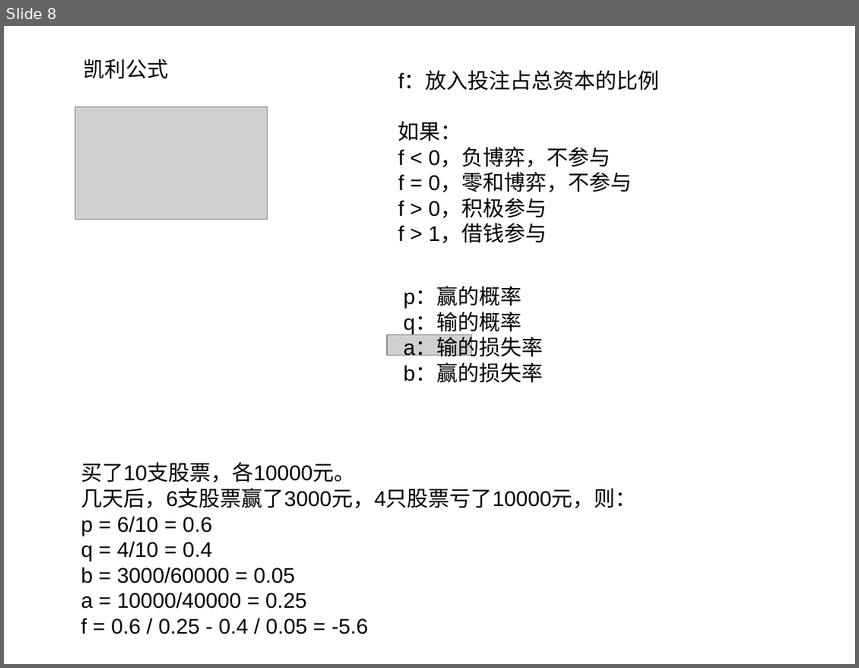
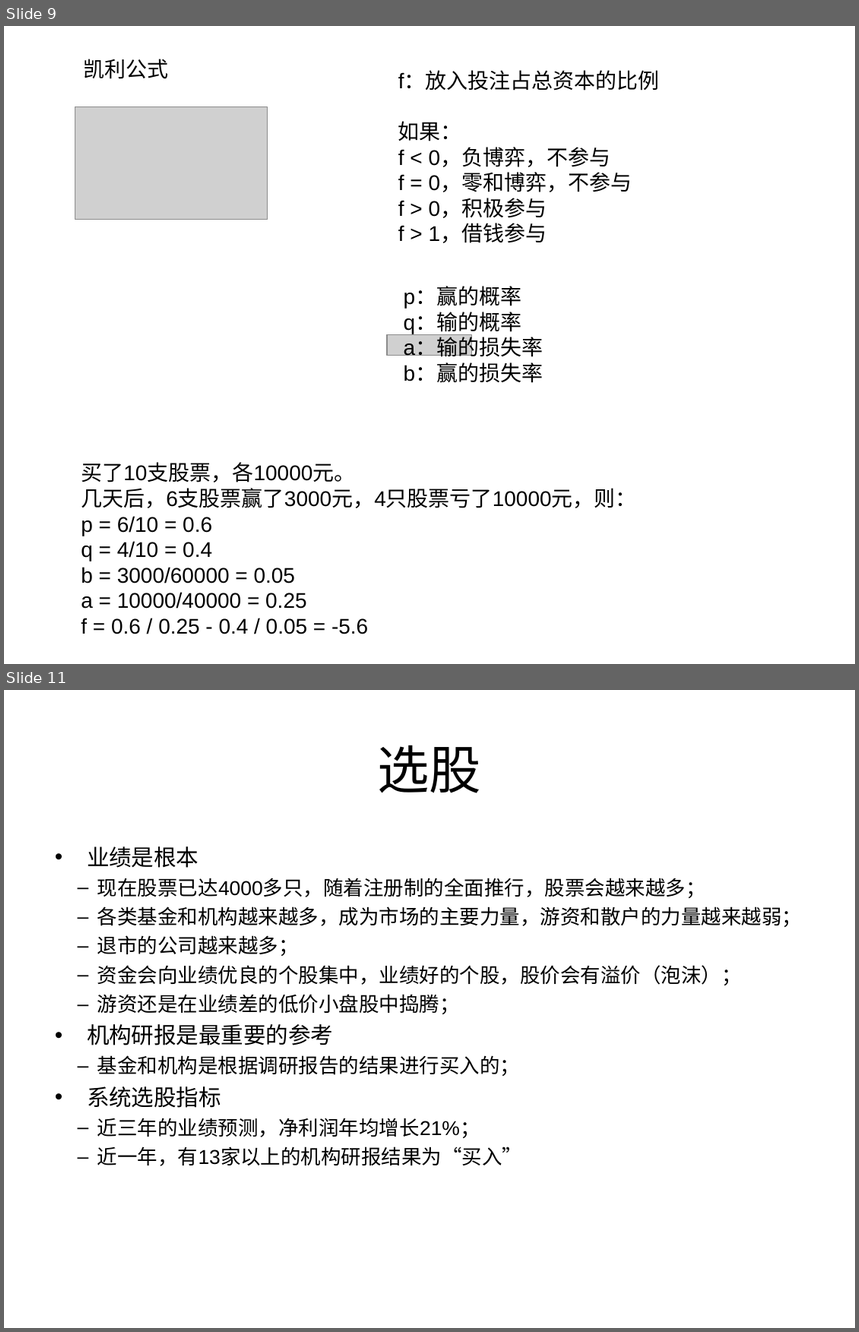
Before and after one commit to dofoyo/istock, a slide deck: istock.ppt. Shown one above the other, each under a label of ours: slide 8 before the commit, slides 9 and 11 after it; the slides between them are not shown. The pictures are 859x668 and 859x1332 pixels, drawn with LibreOffice and Linux fonts; fonts in the diff are those of the drawing; grey boxes stand for pictures. Boxes give left, top, right and bottom in pixels: in the first picture for what was removed or moved away, otherwise in the second. Text is boxed around its words. In the diff, an @@ line names an element or a change of style, - is before the commit and + after.

```diff
--- a/istock.ppt
+++ b/istock.ppt
@@ slide 11 added at (4, 690, 855, 1328), background #FFFFFF @@
@@ title added at (377, 745, 481, 793), 44 pt, text #000000 @@
+选股
@@ text added at (87, 847, 802, 1167), 17 pt, text #000000 @@
+• 业绩是根本
+  – 现在股票已达4000多只，随着注册制的全面推行，股票会越来越多；
+  – 各类基金和机构越来越多，成为市场的主要力量，游资和散户的力量越来越弱；
+  – 退市的公司越来越多；
+  – 资金会向业绩优良的个股集中，业绩好的个股，股价会有溢价（泡沫）；
+  – 游资还是在业绩差的低价小盘股中捣腾；
+• 机构研报是最重要的参考
+  – 基金和机构是根据调研报告的结果进行买入的；
+• 系统选股指标
+  – 近三年的业绩预测，净利润年均增长21%；
+  – 近一年，有13家以上的机构研报结果为“买入”
@@ what was slide 8 is now slide 9 @@
```
Also in this commit, not shown: 3 other slides added, 17 other files.
